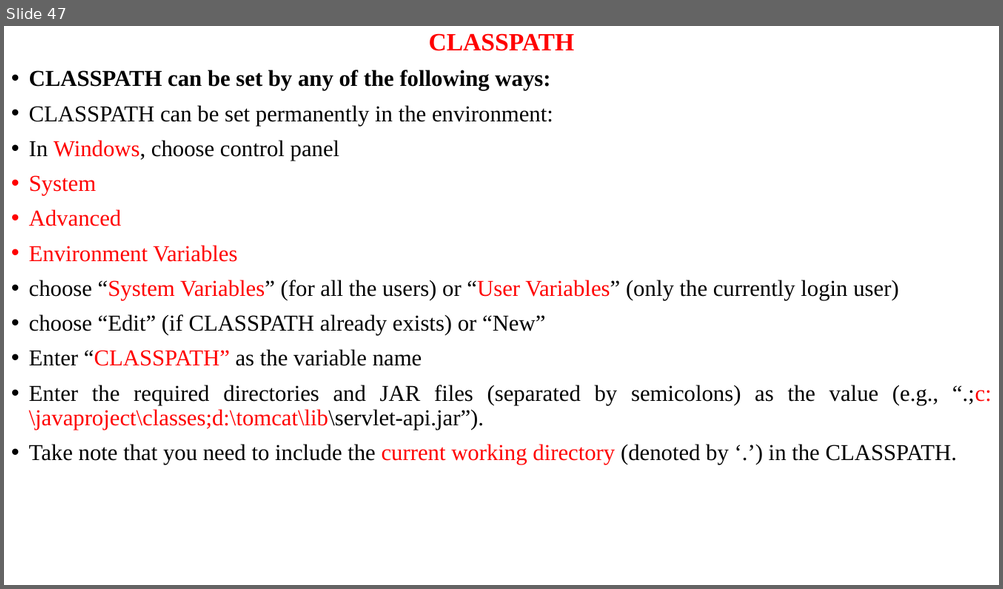
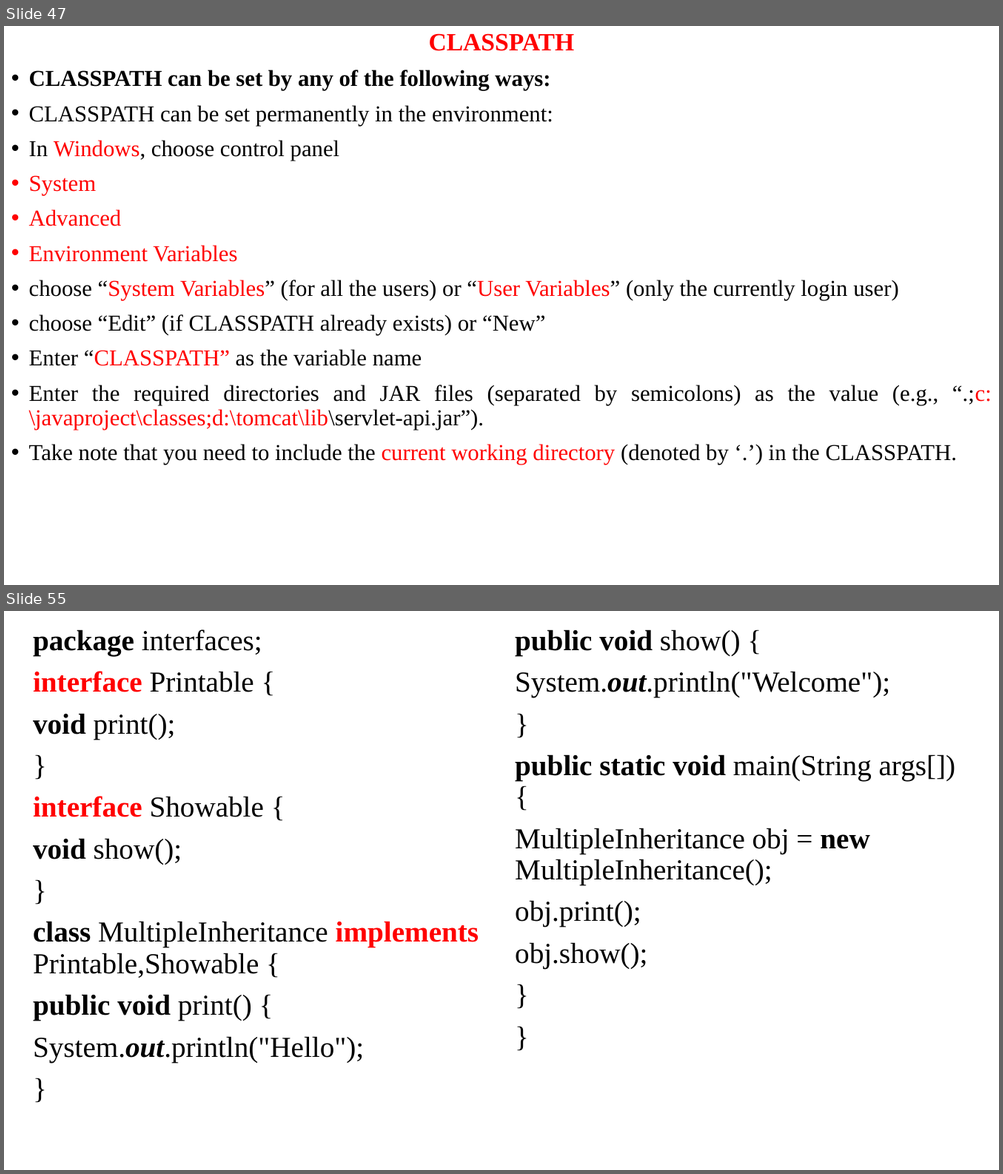
Before and after one commit to anvesh1987/Java-Programs-CSE-G, a slide deck: UNIT –II.ppt. Shown one above the other, each under a label of ours: slide 47 before the commit, slides 47 and 55 after it; the slides between them are not shown. The pictures are 1003x589 and 1003x1174 pixels, drawn with LibreOffice and Linux fonts; fonts in the diff are those of the drawing. Boxes give left, top, right and bottom in pixels: in the first picture for what was removed or moved away, otherwise in the second. Text is boxed around its words. In the diff, an @@ line names an element or a change of style, - is before the commit and + after.

```diff
--- a/UNIT –II.ppt
+++ b/UNIT –II.ppt
@@ slide 55 added at (4, 611, 999, 1170), background #FFFFFF @@
@@ text added at (33, 629, 478, 1062), 28 pt, text #000000 @@
+package interfaces;
+interface Printable {
+void print();
+}
+interface Showable {
+void show();
+}
+class MultipleInheritance implements Printable,Showable {
+public void print() {
+System.out.println("Hello");
+}
@@ text added at (515, 629, 956, 968), 28 pt, text #000000 @@
+public void show() {
+System.out.println("Welcome");
+}
+public static void main(String args[]) {
+MultipleInheritance obj = new MultipleInheritance();
+obj.print();
+obj.show();
+}
+}
```
Also in this commit, not shown: 8 other slides added, 5 other files.
